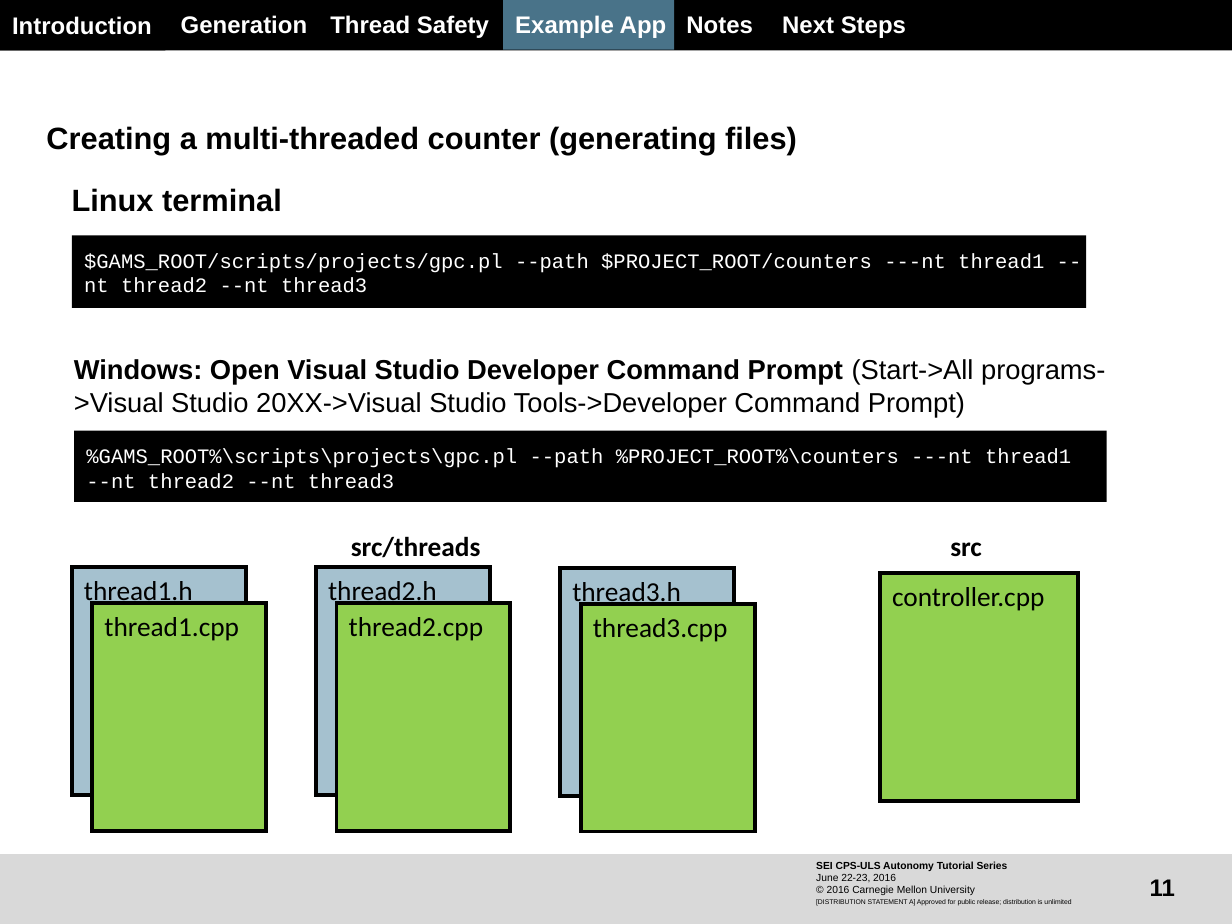
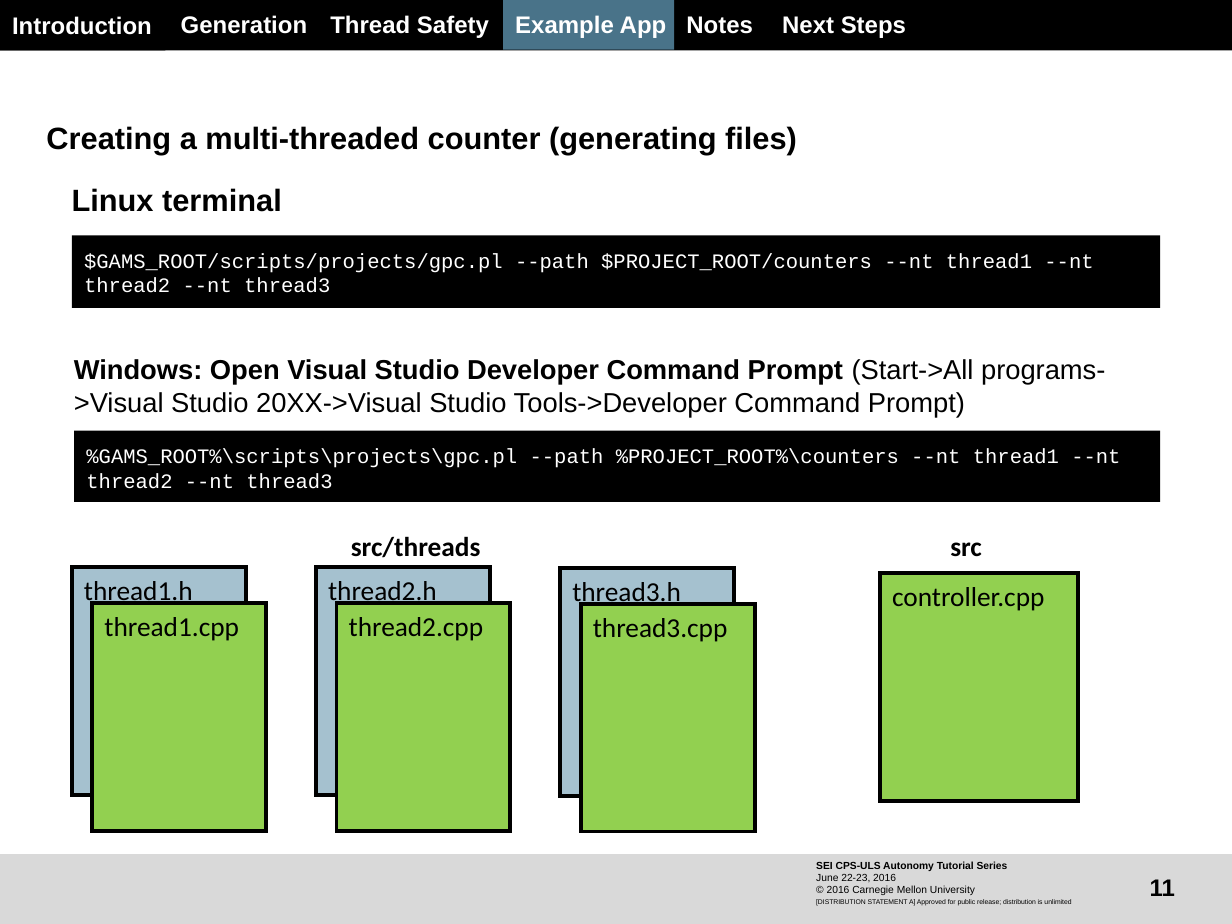
Before and after one commit to Burgos/gams, a slide deck: slide 11 of SEI_CPSULS_Tutorial_Day1_05_CreatingMultithreadedProgramsAndControllers.pptx. Drawn at 1232x924 pixels with LibreOffice and Linux fonts; fonts in the diff are those of the drawing; background and template pictures are left out. Boxes give left, top, right and bottom in pixels: in the first picture for what was removed or moved away, otherwise in the second. Text is boxed around its words. In the diff, an @@ line names an element or a change of style, - is before the commit and + after.

Commit message:
* Fixed typos in the multi-threading tutorial

```diff
--- a/SEI_CPSULS_Tutorial_Day1_05_CreatingMultithreadedProgramsAndControllers.pptx
+++ b/SEI_CPSULS_Tutorial_Day1_05_CreatingMultithreadedProgramsAndControllers.pptx
@@ rectangle "$GAMS_ROOT/scripts/projects/gpc.pl --path $PROJECT_ROOT/coun ...": place and size @@
-rectangle "$GAMS_ROOT/scripts/projects/gpc.pl --path $PROJECT_ROOT/coun ..." at (71,235,1085,308)
+rectangle "$GAMS_ROOT/scripts/projects/gpc.pl --path $PROJECT_ROOT/coun ..." at (71,235,1159,308)
@@ text in rectangle at (84,253,1093,293): text changed @@
-  $GAMS_ROOT/scripts/projects/gpc.pl --path $PROJECT_ROOT/counters ---nt thread1 --nt thread2 --nt thread3
+  $GAMS_ROOT/scripts/projects/gpc.pl --path $PROJECT_ROOT/counters --nt thread1 --nt thread2 --nt thread3
@@ rectangle "%GAMS_ROOT%\scripts\projects\gpc.pl --path %PROJECT_ROOT%\co ...": place and size @@
-rectangle "%GAMS_ROOT%\scripts\projects\gpc.pl --path %PROJECT_ROOT%\co ..." at (74,431,1106,503)
+rectangle "%GAMS_ROOT%\scripts\projects\gpc.pl --path %PROJECT_ROOT%\co ..." at (74,431,1159,503)
@@ text in rectangle at (86,448,1120,489): text changed @@
-  %GAMS_ROOT%\scripts\projects\gpc.pl --path %PROJECT_ROOT%\counters ---nt thread1 --nt thread2 --nt thread3
+  %GAMS_ROOT%\scripts\projects\gpc.pl --path %PROJECT_ROOT%\counters --nt thread1 --nt thread2 --nt thread3
```
Also in this commit, not shown: 2 other slides changed.
